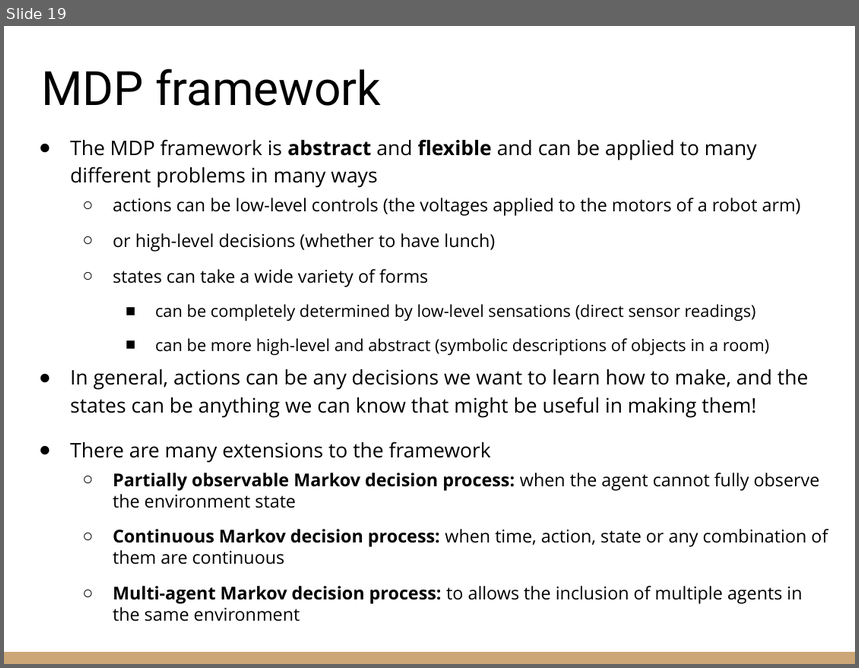
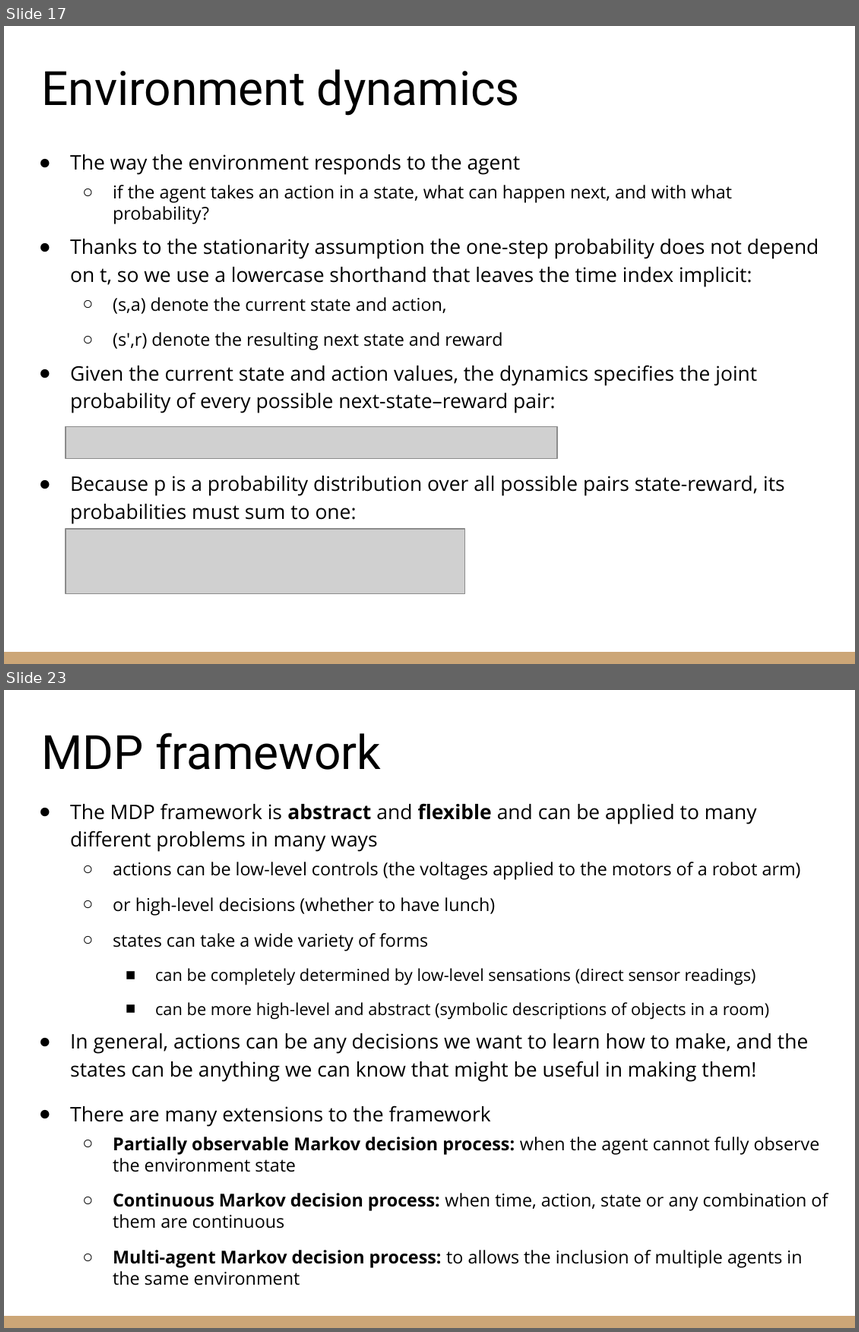
Before and after one commit to riccardoberta/reinforcement-learning, a slide deck: 02 - The RL Problem/slides.pptx. Shown one above the other, each under a label of ours: slide 19 before the commit, slides 17 and 23 after it; the slides between them are not shown. The pictures are 859x668 and 859x1332 pixels, drawn with LibreOffice and Linux fonts; fonts in the diff are those of the drawing; grey boxes stand for pictures. Boxes give left, top, right and bottom in pixels: in the first picture for what was removed or moved away, otherwise in the second. Text is boxed around its words. In the diff, an @@ line names an element or a change of style, - is before the commit and + after.

```diff
--- a/02 - The RL Problem/slides.pptx
+++ b/02 - The RL Problem/slides.pptx
@@ slide 17 added at [4, 26, 855, 664], background #FFFFFF; not listed: 1 template element that a slide beside it also shows @@
@@ title added at [41, 69, 520, 116], 40 pt, text #000000 @@
+Environment dynamics
@@ text added at [70, 154, 819, 525], 17 pt, text #000000 @@
+● The way the environment responds to the agent
+  ○ if the agent takes an action in a state, what can happen next, and with what probability?
+● Thanks to the stationarity assumption the one-step probability does not depend on t, so we use a lowercase shorthand that leaves the time index implicit:
+  ○ (s,a) denote the current state and action,
+  ○ (s',r) denote the resulting next state and reward
+● Given the current state and action values, the dynamics specifies the joint probability of every possible next-state–reward pair:
+● Because p is a probability distribution over all possible pairs state-reward, its probabilities must sum to one:
@@ picture added at [66, 427, 557, 459] @@
@@ picture added at [66, 529, 465, 594] @@
@@ what was slide 19 is now slide 23 @@
```
Also in this commit, not shown: 12 slides changed, 9 other slides added, 7 slides removed, 1 other file.
